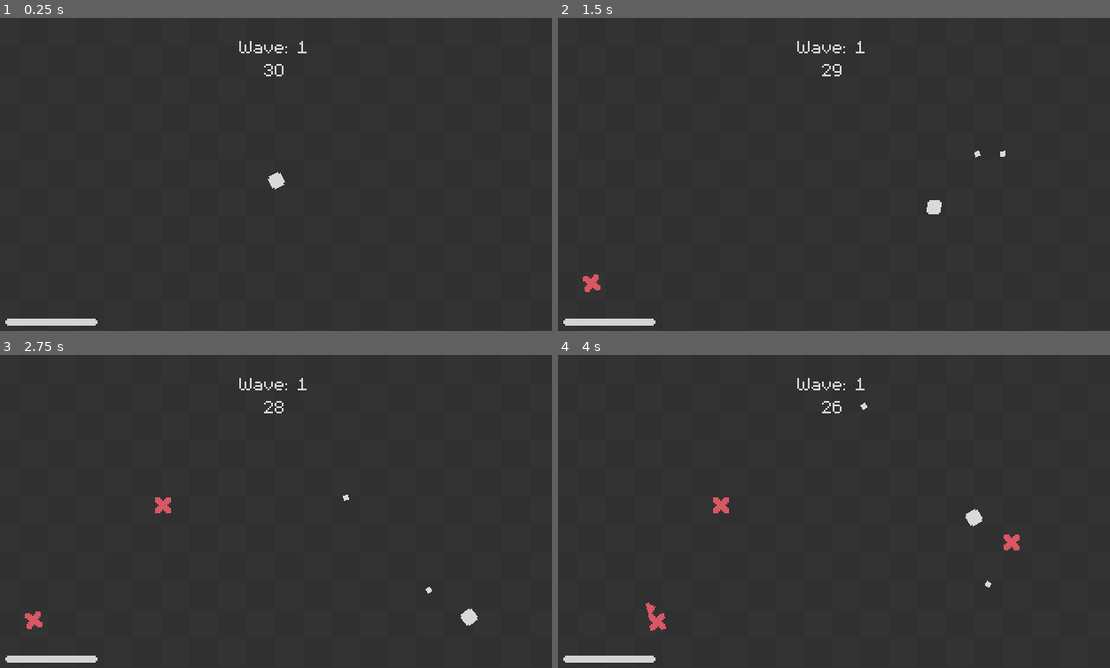
Above: before the commit, frames 1-4 (two rows, left to right).
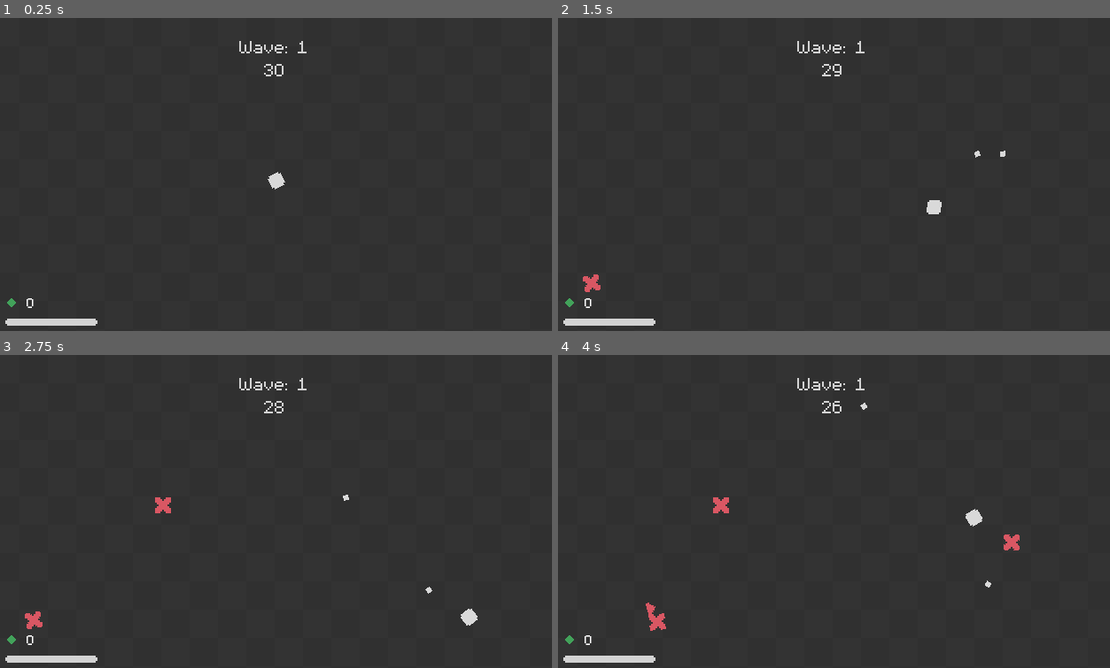
Above: after the commit, the same moments.

Repository: rchiedev/Quadratum
Game: Godot game, scene res://game/game.tscn
Same seed, same stepped clock (60 frames per second), same inputs: the game is played once before the commit and once after it.
Inputs (mouse positions are in pixels of both pictures, inside the frame that each line leads up to):
- Up to frame 1 (0.25 s): no input
- Up to frame 2 (1.5 s): tap Enter at 0.5 s; move the mouse to (955, 161) at 0.52 s; press the mouse at (955, 161) at 0.53 s; hold Right (ui_right) 0.53-1.28 s; move the mouse to (718, 193) at 1.27 s; release the mouse at (718, 193) at 1.28 s; hold Down (ui_down) from 1.28 s (still down); click (718, 193) at 1.35 s
- Up to frame 3 (2.75 s): move the mouse to (331, 442) at 2.02 s; release Down (ui_down) at 2.03 s; press the mouse at (331, 442) at 2.03 s; hold Right (ui_right) from 2.03 s (still down)
- Up to frame 4 (4 s): move the mouse to (806, 577) at 2.77 s; release Right (ui_right) at 2.78 s; release the mouse at (806, 577) at 2.78 s; hold Up (ui_up) 2.78-3.53 s; click (806, 577) at 2.85 s; move the mouse to (1005, 561) at 3.52 s; press the mouse at (1005, 561) at 3.53 s; hold Left (ui_left) from 3.53 s (still down)

The runs differ from the first frame. In frame 1, less than 0.1% of the frame differs, in the area x 1-7%, y 89-93%; in frame 2, less than 0.1%; in frame 3, less than 0.1%; in frame 4, less than 0.1%.

Commit message:
Day 3.1
Gem drop and collection

Diff:
--- a/autoloads/game_manager.gd
+++ b/autoloads/game_manager.gd
@@ -1,9 +1,11 @@
 extends Node
 
-var wave = 1
+var wave : int = 1
+var gems : int = 0
 
 func _ready():
 	reset_game_stats()
 
 func reset_game_stats():
 	wave = 1
+	gems = 0
--- a/autoloads/signal_bus.gd
+++ b/autoloads/signal_bus.gd
@@ -9,7 +9,7 @@
 
 #Enemy Related
 signal on_enemy_spawn(enemy : Enemy, starting_pos : Vector2)
-signal on_enemy_death(pos : Vector2)
+signal on_enemy_death(pos : Vector2, qty : int)
 
 #Game Related
 signal on_wave_timer_countdown(time : float)
--- /dev/null
+++ b/game/drop_container.gd
@@ -0,0 +1,24 @@
+extends Node2D
+
+const GEM_SCENE = preload("res://units/gem/gem.tscn")
+
+func _ready():
+	SignalBus.on_enemy_death.connect(spawn_drop)
+	SignalBus.on_wave_clear.connect(clear_gems)
+
+
+# Called every frame. 'delta' is the elapsed time since the previous frame.
+func _process(delta):
+	pass
+
+func spawn_drop(pos : Vector2, qty : int):
+	for i in qty:
+		var gem = GEM_SCENE.instantiate()
+		gem.global_position = pos
+		call_deferred("add_child", gem)
+
+func clear_gems():
+	var gems = get_children()
+	for gem in gems:
+		if !gem.is_collected:
+			queue_free()
--- a/game/enemy_container.gd
+++ b/game/enemy_container.gd
@@ -1,7 +1,7 @@
 extends Node2D
 
-@onready var enemy_timer = $EnemyTimer
-@onready var wave_timer = $WaveTimer
+@onready var enemy_timer = %EnemyTimer
+@onready var wave_timer = %WaveTimer
 
 @export var enemy_list : Array[PackedScene]
 
--- a/game/game.tscn
+++ b/game/game.tscn
@@ -6,12 +6,15 @@
 [ext_resource type="Script" path="res://game/ProjectileContainer.gd" id="3_y65bk"]
 [ext_resource type="PackedScene" uid="uid://cai7u1ypb8wif" path="res://units/enemies/2/2.tscn" id="4_6y017"]
 [ext_resource type="PackedScene" uid="uid://ccnfhy1pju2vo" path="res://units/player/player.tscn" id="4_h8ajc"]
+[ext_resource type="Script" path="res://game/drop_container.gd" id="4_qprfs"]
 [ext_resource type="FontFile" uid="uid://dhl7e2l35ot2l" path="res://assets/m5x7.ttf" id="5_rhqd1"]
 [ext_resource type="Texture2D" uid="uid://c273gqtikvto5" path="res://assets/HealthBar.png" id="7_bumym"]
 [ext_resource type="Script" path="res://game/wave_counter.gd" id="8_cw3vb"]
 [ext_resource type="Script" path="res://game/wave_timer.gd" id="8_dhhg8"]
 [ext_resource type="Texture2D" uid="uid://c48pikke85ytx" path="res://assets/HealthBar-Progress.png" id="8_o65x0"]
 [ext_resource type="Script" path="res://game/HealthBar.gd" id="9_0eqhm"]
+[ext_resource type="Texture2D" uid="uid://bdw34d2t2drg6" path="res://assets/Gem.png" id="13_31xbq"]
+[ext_resource type="Script" path="res://game/gem_counter.gd" id="14_u7bm7"]
 
 [sub_resource type="RectangleShape2D" id="RectangleShape2D_jhosp"]
 size = Vector2(360, 20)
@@ -45,6 +48,10 @@
 _data = {
 "shake": SubResource("Animation_lbvnm")
 }
+
+[sub_resource type="LabelSettings" id="LabelSettings_uwvs1"]
+font = ExtResource("5_rhqd1")
+font_size = 12
 
 [node name="Game" type="Node2D"]
 
@@ -84,14 +91,19 @@
 position = Vector2(330, 90)
 shape = SubResource("RectangleShape2D_2phw0")
 
+[node name="DropContainer" type="Node2D" parent="."]
+script = ExtResource("4_qprfs")
+
 [node name="EnemyContainer" type="Node2D" parent="."]
 script = ExtResource("2_o2ba0")
 enemy_list = Array[PackedScene]([ExtResource("3_423yo"), ExtResource("4_6y017")])
 
 [node name="EnemyTimer" type="Timer" parent="EnemyContainer"]
+unique_name_in_owner = true
 autostart = true
 
 [node name="WaveTimer" type="Timer" parent="EnemyContainer"]
+unique_name_in_owner = true
 wait_time = 30.4
 one_shot = true
 autostart = true
@@ -149,5 +161,25 @@
 "": SubResource("AnimationLibrary_1jyc1")
 }
 
+[node name="GemIcon" type="TextureRect" parent="CanvasLayer"]
+offset_left = 9.0
+offset_top = 161.0
+offset_right = 49.0
+offset_bottom = 201.0
+rotation = -0.785397
+scale = Vector2(0.0949011, 0.0949011)
+texture = ExtResource("13_31xbq")
+
+[node name="GemCounter" type="Label" parent="CanvasLayer"]
+offset_left = 14.0
+offset_top = 155.0
+offset_right = 32.0
+offset_bottom = 168.0
+text = "999"
+label_settings = SubResource("LabelSettings_uwvs1")
+horizontal_alignment = 1
+vertical_alignment = 1
+script = ExtResource("14_u7bm7")
+
 [connection signal="timeout" from="EnemyContainer/EnemyTimer" to="EnemyContainer" method="_on_enemy_timer_timeout"]
 [connection signal="timeout" from="EnemyContainer/WaveTimer" to="EnemyContainer" method="_on_wave_timer_timeout"]
--- /dev/null
+++ b/game/gem_counter.gd
@@ -0,0 +1,10 @@
+extends Label
+
+
+# Called when the node enters the scene tree for the first time.
+func _ready():
+	set_gem_counter()
+	SignalBus.on_gem_collected.connect(set_gem_counter)
+
+func set_gem_counter():
+	self.text = str(GameManager.gems)
--- a/units/enemies/enemy.gd
+++ b/units/enemies/enemy.gd
@@ -8,6 +8,7 @@
 @export var max_health : float = 20.0
 @export var speed : float = 25.0
 @export var damage : float = 10.0
+@export var gem_qty : int = 1
 
 const GEM_SCENE = preload("res://units/gem/gem.tscn")
 
@@ -39,7 +40,7 @@
 	health -= 10.0
 
 	if health <= 0.0:
-		SignalBus.on_enemy_death.emit()
+		SignalBus.on_enemy_death.emit(self.global_position, self.gem_qty)
 		queue_free()
 
 func get_direction():
--- a/units/gem/gem.gd
+++ b/units/gem/gem.gd
@@ -1,19 +1,27 @@
 extends Area2D
+class_name Gem
 
 @onready var movement_timer = $MovementTimer
 
 var is_collected : bool = false
+var speed : float = 75.0
+var direction : Vector2
 
 func _ready():
 	pass
 
 # Called every frame. 'delta' is the elapsed time since the previous frame.
 func _process(delta):
-	pass
+	if is_collected:
+		direction = global_position.direction_to(get_tree().get_first_node_in_group("player").global_position)
+		global_position.x += direction.x * speed * delta
+		global_position.y += direction.y * speed * delta
 
 func _on_movement_timer_timeout():
 	pass # Replace with function body.
 
 func _on_body_entered(body):
 	if body is Player:
+		GameManager.gems += 1
+		SignalBus.on_gem_collected.emit()
 		queue_free()
--- a/units/player/player.gd
+++ b/units/player/player.gd
@@ -87,6 +87,10 @@
 	await get_tree().create_timer(3).timeout
 	SceneManager.transition_to_game_over(self.get_global_transform_with_canvas().origin)
 
-
 func disable_movement():
 	can_move = false
+
+
+func _on_collection_area_area_entered(area):
+	if area is Gem:
+		area.is_collected = true
--- a/units/player/player.tscn
+++ b/units/player/player.tscn
@@ -6,6 +6,9 @@
 
 [sub_resource type="RectangleShape2D" id="RectangleShape2D_gsxaj"]
 size = Vector2(6, 6)
+
+[sub_resource type="CircleShape2D" id="CircleShape2D_20xth"]
+radius = 16.0
 
 [sub_resource type="ParticleProcessMaterial" id="ParticleProcessMaterial_taawa"]
 lifetime_randomness = 0.5
@@ -29,6 +32,20 @@
 [node name="CollisionShape2D" type="CollisionShape2D" parent="."]
 shape = SubResource("RectangleShape2D_gsxaj")
 
+[node name="CollectionArea" type="Area2D" parent="."]
+collision_layer = 0
+collision_mask = 32
+
+[node name="CollisionShape2D" type="CollisionShape2D" parent="CollectionArea"]
+shape = SubResource("CircleShape2D_20xth")
+
+[node name="AttackCooldown" type="Timer" parent="."]
+
+[node name="InvincibleTimer" type="Timer" parent="."]
+
+[node name="RegenerationTimer" type="Timer" parent="."]
+autostart = true
+
 [node name="DamagedParticle" type="GPUParticles2D" parent="."]
 emitting = false
 amount = 5
@@ -38,13 +55,7 @@
 one_shot = true
 explosiveness = 1.0
 
-[node name="AttackCooldown" type="Timer" parent="."]
-
-[node name="InvincibleTimer" type="Timer" parent="."]
-
-[node name="RegenerationTimer" type="Timer" parent="."]
-autostart = true
-
+[connection signal="area_entered" from="CollectionArea" to="." method="_on_collection_area_area_entered"]
 [connection signal="timeout" from="AttackCooldown" to="." method="_on_attack_cooldown_timeout"]
 [connection signal="timeout" from="InvincibleTimer" to="." method="_on_invincible_timer_timeout"]
 [connection signal="timeout" from="RegenerationTimer" to="." method="_on_regeneration_timer_timeout"]
Not shown: 1 places in game/game.tscn that only renumber resources
Not shown: 1 places in units/player/player.tscn that only renumber resources
